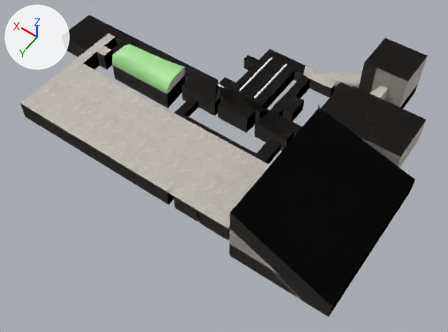
Before and after pictures for a commit that changed the Blender file Assets/_Collaborators/Cosmo D/Models/Full Space.blend.
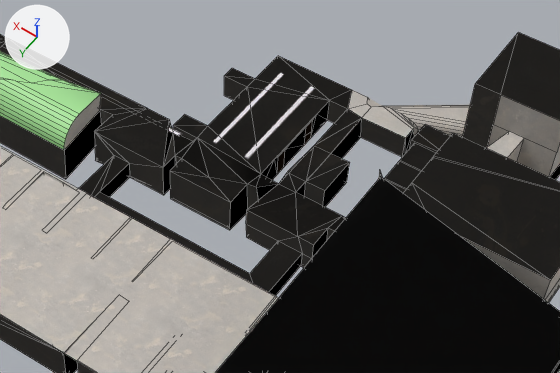
Each version is shown whole from a camera (50 mm lens) standing at (-311.0, 266.0, 548.0) and looking at (-94.0, -38.0, 71.0), then close up on the part from 30% to 90% of the width and 7% to 61% of the height. The lights are fixed; the arrows at upper left show +X, +Y and +Z. The close-ups show mesh edges as thin lines.

The scene before the commit, as lines of its bpy script (objects in view):
```python
ob_entry_and_side_hall_floor = bpy.data.objects.new('Entry and Side Hall.Floor', me_flooplan_thesiscapstone_006)
ob_entry_and_side_hall_floor.location = (0.0, 0.0, 0.0)
ob_entry_and_side_hall_floor.rotation_euler = (1.571, 0.0, 0.0)  # degrees (90, 0, 0)
ob_light_plane = bpy.data.objects.new('Light Plane', me_plane)
ob_light_plane.parent = ob_lights
ob_light_plane.location = (-71.57, -115.8, 97.78)
ob_thesis_area = bpy.data.objects.new('Thesis Area', me_flooplan_thesiscapstone_001)
ob_thesis_area.location = (0.0, 0.0, 0.0)
ob_thesis_area.rotation_euler = (1.571, 0.0, 0.0)  # degrees (90, 0, 0)
# also in view: 'Plane' at (-31.0, -27.0, 106.0); 'Main Area.Ceiling' at (-206.0, -87.0, 126.0)
```
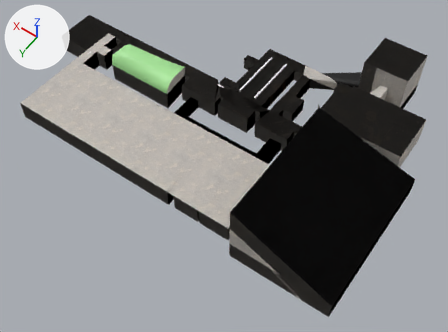
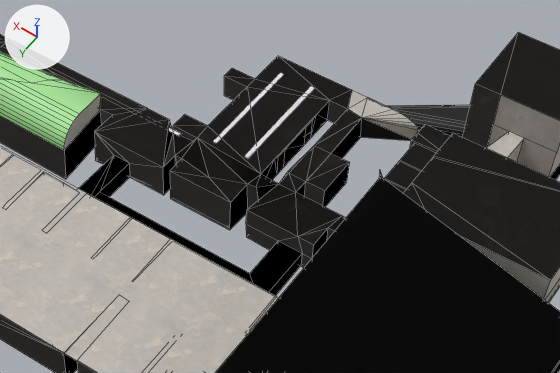
The change, as JSON lines over the scene's bpy script:
```json
{"op": "add", "block": "mat_invisible", "code": ["mat_invisible = principled_material('Invisible')", "mat_invisible.base_color = (0.00284, 0.00284, 0.00284)  # black #090909"]}
{"block": "me_flooplan_thesiscapstone_001", "where": "me_flooplan_thesiscapstone_001.from_pydata(...)  # 196 vertices, 165 faces; spans x -160.0..98.0, y 85.0..108.0, z -37.0..91.0"}
{"block": "me_flooplan_thesiscapstone_001", "where": "# used by ob_thesis_area; location = (0.0, 0.0, 0.0); rotation_euler = (1.571, 0.0, 0.0), in degrees (90, 0, 0)"}
{"block": "me_flooplan_thesiscapstone_001", "change": "me_flooplan_thesiscapstone_001 part 1: all 11 faces centred in x -134.0..-26.0, y 90.0..95.0, z 41.0..68.0 switch from mat_wall (picture img_wall_albedo_r1_jpg) to mat_invisible (black #090909)"}
{"block": "me_flooplan_thesiscapstone_006", "where": "# used by ob_entry_and_side_hall_floor; location = (0.0, 0.0, 0.0); rotation_euler = (1.571, 0.0, 0.0), in degrees (90, 0, 0)"}
{"op": "remove", "block": "me_flooplan_thesiscapstone_006", "code": "me_flooplan_thesiscapstone_006.from_pydata(...)  # 313 vertices, 347 faces; spans x -161.0..137.0, y 85.0..117.0, z 56.0..213.0"}
{"op": "add", "block": "me_flooplan_thesiscapstone_006", "code": "me_flooplan_thesiscapstone_006.from_pydata(...)  # 305 vertices, 346 faces; spans x -161.0..137.0, y 85.0..117.0, z 56.0..213.0"}
{"block": "me_flooplan_thesiscapstone_006", "change": "me_flooplan_thesiscapstone_006 part 2"}
{"block": "me_flooplan_thesiscapstone_006", "change": "8 vertices are removed from x -137.0..-110.0, y 86.0..100.0, z 164.0..176.0"}
{"block": "me_flooplan_thesiscapstone_006", "change": "17 faces are deleted"}
{"block": "me_flooplan_thesiscapstone_006", "change": "1 new face joins them, mat_floor (picture img_parquet_albedo_jpg)"}
{"block": "me_flooplan_thesiscapstone_006", "change": "15 new faces join them, mat_wall (picture img_wall_albedo_r1_jpg)"}
{"block": "me_flooplan_thesiscapstone_006", "change": "me_flooplan_thesiscapstone_006 part 3: 13 faces spanning x -160.0..-113.0, y 87.0..100.0, z 178.0..213.0 switch from mat_wall (picture img_wall_albedo_r1_jpg) to mat_invisible (black #090909)"}
```

What differs and where, as boxes [x1, y1, x2, y2] in the close-ups (560 x 373 px; the box of a moved part takes in the faces that stretch with it):
```json
{"part": 1, "of": "me_flooplan_thesiscapstone_001", "change": "recoloured", "before": [79, 155, 302, 296], "after": [79, 155, 302, 296]}
{"part": 2, "of": "me_flooplan_thesiscapstone_006", "change": "moved or reshaped", "before": [348, 90, 418, 157], "after": [348, 90, 418, 141]}
{"part": 3, "of": "me_flooplan_thesiscapstone_006", "change": "recoloured", "before": [387, 104, 470, 137], "after": [387, 104, 470, 137]}
```
